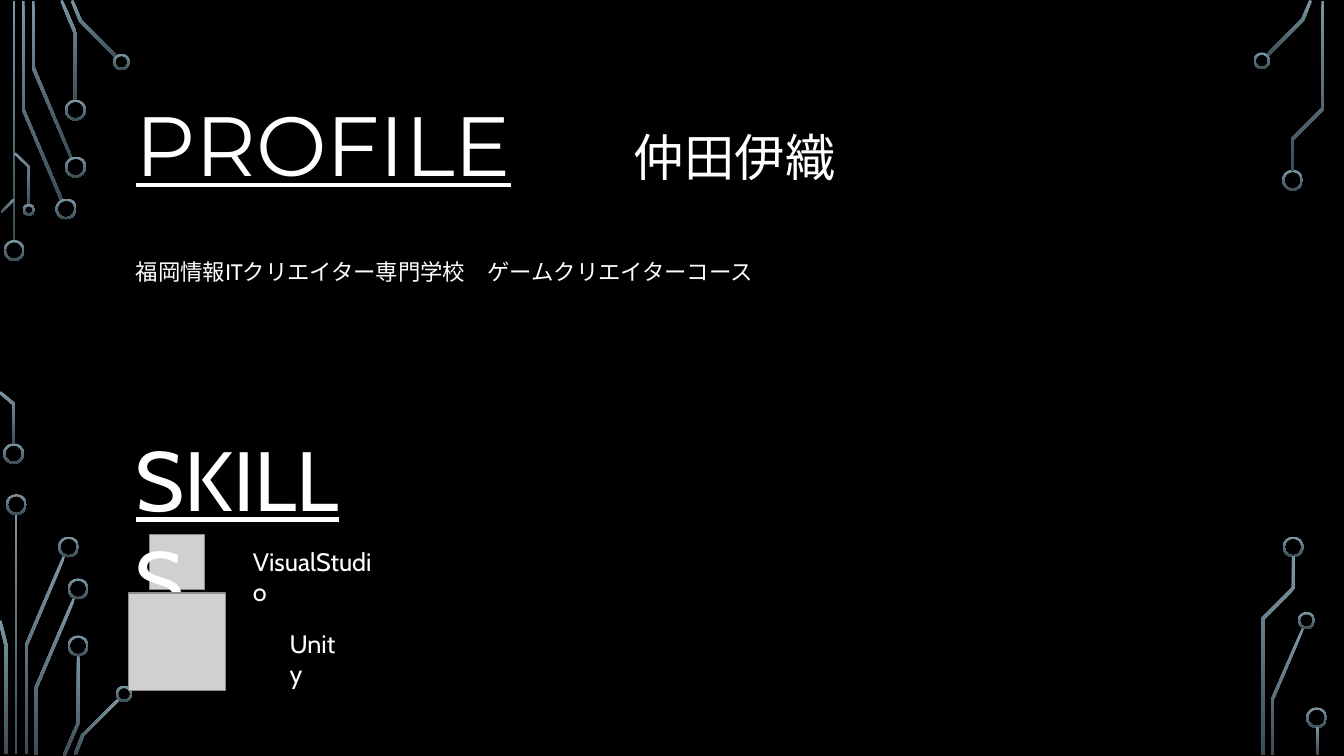
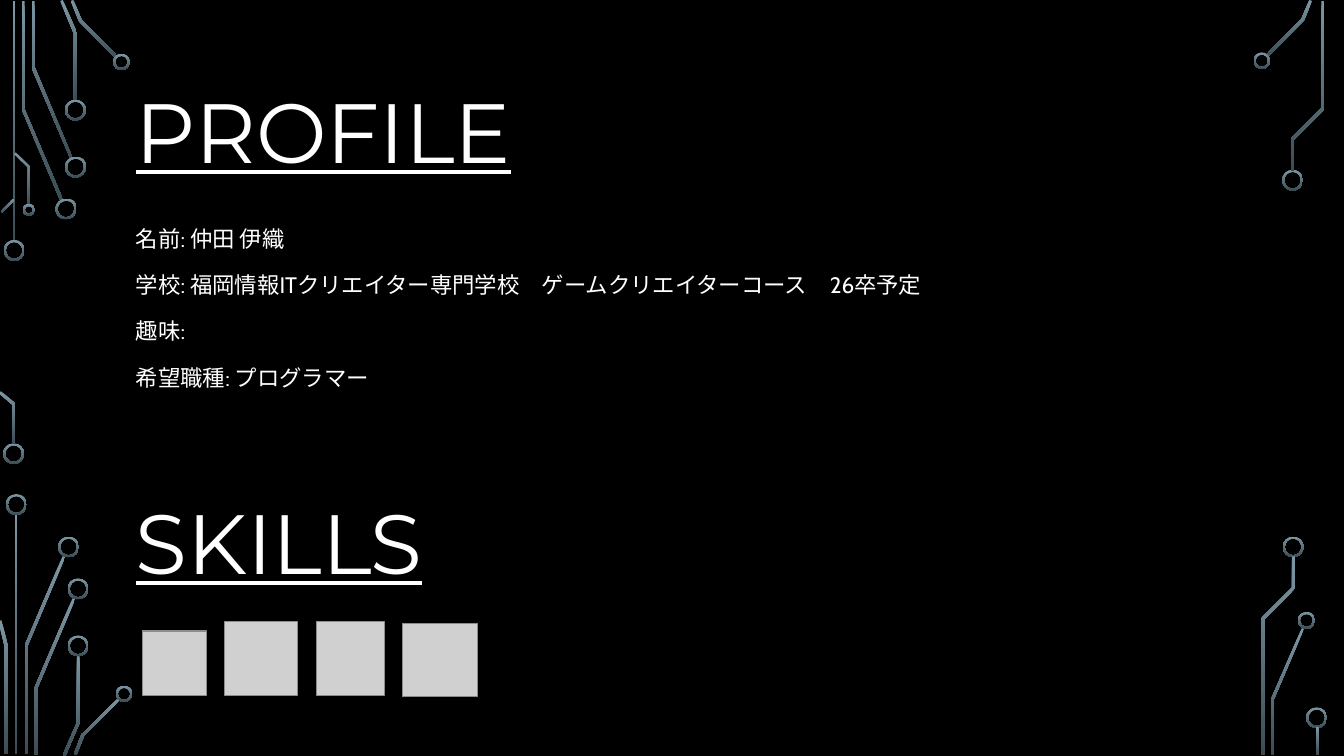
Before and after one commit to nkd10121/keep, a slide deck: slide 3 of PORTFOLIO.pptx (slide 2 before the commit). Drawn at 1344x756 pixels with LibreOffice and Linux fonts; fonts in the diff are those of the drawing; grey boxes stand for pictures; background and template pictures are left out. Boxes give left, top, right and bottom in pixels: in the first picture for what was removed or moved away, otherwise in the second. Text is boxed around its words. In the diff, an @@ line names an element or a change of style, - is before the commit and + after.

```diff
--- a/PORTFOLIO.pptx
+++ b/PORTFOLIO.pptx
@@ title at bbox=[136, 103, 511, 174]: text changed @@
-PROFILE 仲田伊織
+PROFILE
@@ text at bbox=[136, 228, 807, 388]: text changed @@
-福岡情報ITクリエイター専門学校 ゲームクリエイターコース
+名前: 仲田 伊織
+学校: 福岡情報ITクリエイター専門学校 ゲームクリエイターコース 26卒予定
+趣味:
+希望職種: プログラマー
@@ text "SKILLS": place and size @@
-text "SKILLS" at bbox=[126, 422, 361, 534]
+text "SKILLS" at bbox=[136, 514, 423, 585]
@@ text "SKILLS" at bbox=[136, 514, 423, 585]: font Cabin to Montserrat @@
@@ text removed at bbox=[243, 541, 388, 582] @@
-VisualStudio
@@ picture removed at bbox=[128, 593, 226, 691] @@
@@ picture added at bbox=[225, 622, 298, 696] @@
@@ text removed at bbox=[279, 623, 352, 663] @@
-Unity
@@ picture added at bbox=[317, 622, 384, 696] @@
@@ picture added at bbox=[402, 624, 477, 698] @@
@@ picture: place and size @@
-picture at bbox=[149, 534, 205, 590]
+picture at bbox=[142, 631, 207, 696]
```
Also in this commit, not shown: 3 slides added, 2 other files.
